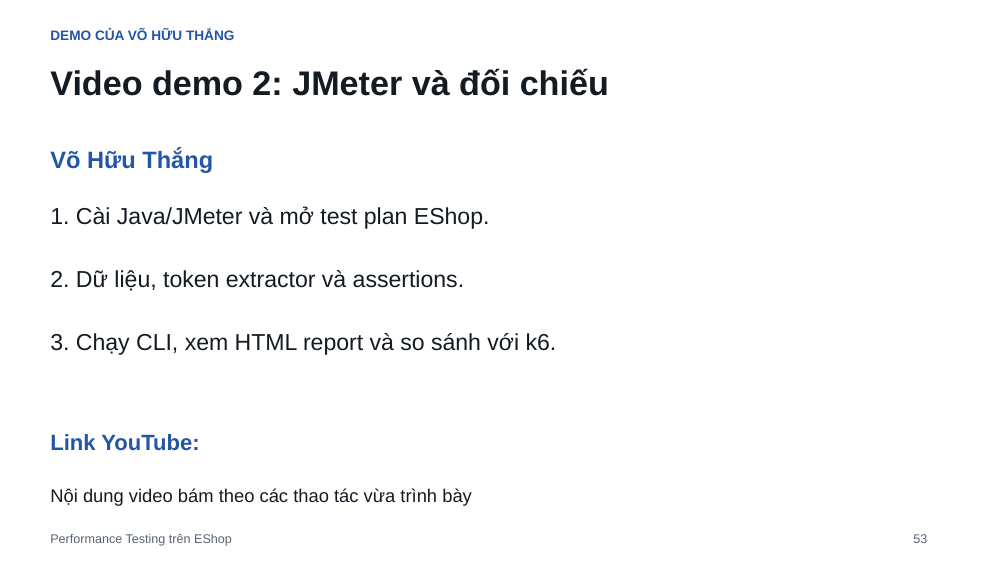
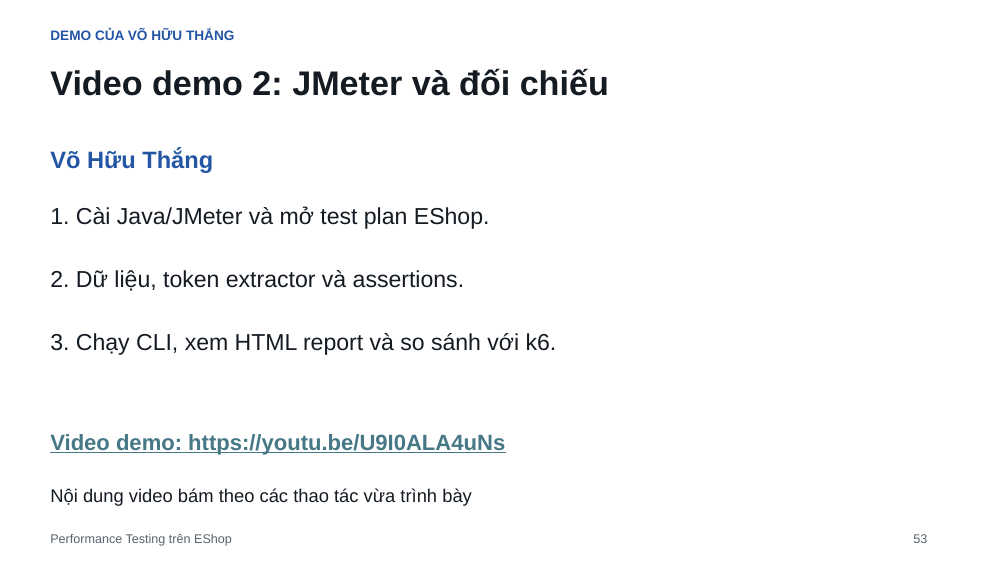
Before and after one commit to minhthang2k5/eshop-sut, a slide deck: slide 53 of submission/slides/Performance_Testing_EShop_v4.pptx. Drawn at 1008x567 pixels with LibreOffice and Linux fonts; fonts in the diff are those of the drawing. Boxes give left, top, right and bottom in pixels: in the first picture for what was removed or moved away, otherwise in the second. Text is boxed around its words. In the diff, an @@ line names an element or a change of style, - is before the commit and + after.

```diff
--- a/submission/slides/Performance_Testing_EShop_v4.pptx
+++ b/submission/slides/Performance_Testing_EShop_v4.pptx
@@ text at (x1=50, y1=434, x2=505, y2=455): text changed; text colour #2456A6 to #467886 @@
-Link YouTube:
+Video demo: https://youtu.be/U9I0ALA4uNs
```
Also in this commit, not shown: 32 other slides changed, 9 slides added, 1 other file.
